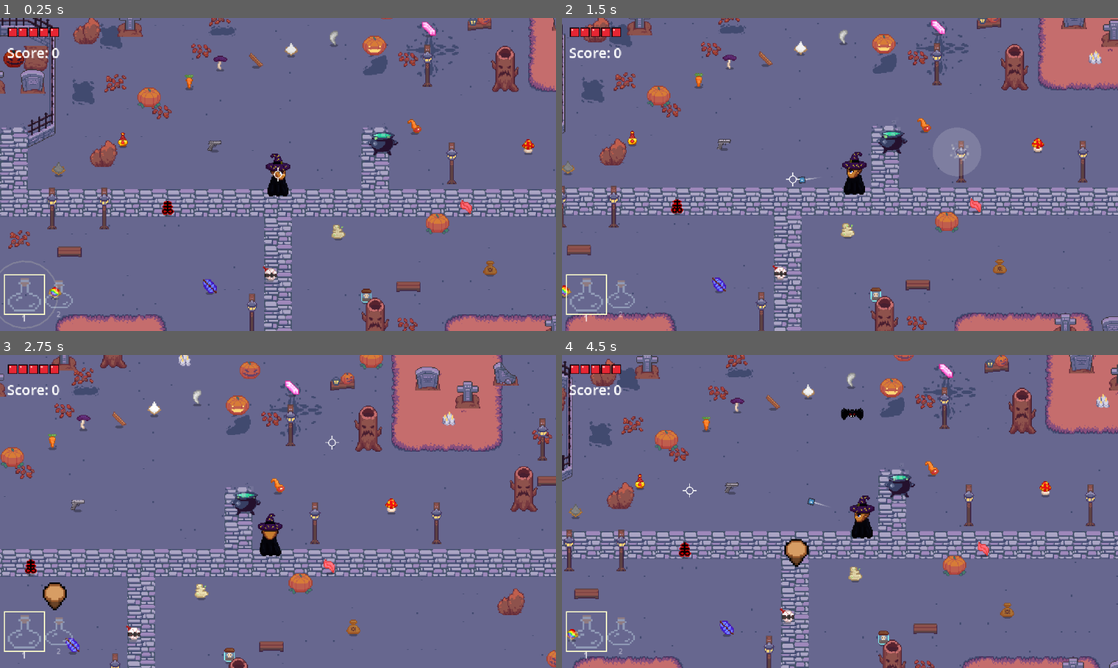
Above: before the commit, frames 1-4 (two rows, left to right).
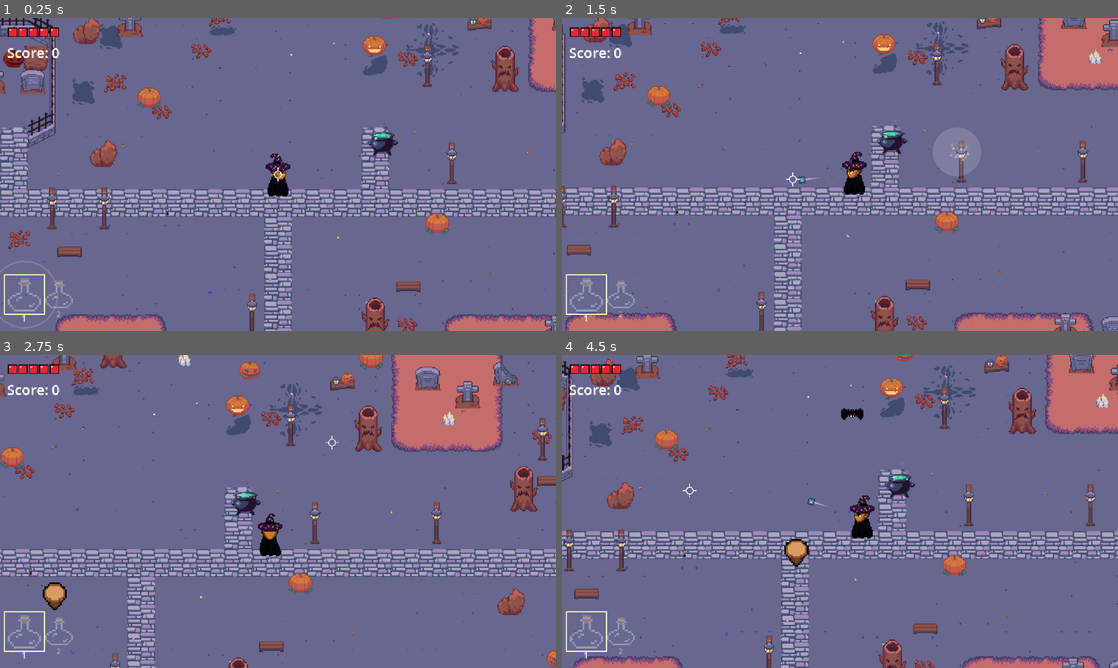
Above: after the commit, the same moments.

Repository: JvCodes76/Gamejam-
Game: Godot game, scene res://levels/main_level.tscn
Same seed, same stepped clock (60 frames per second), same inputs: the game is played once before the commit and once after it. This scene is started directly instead of the project's main scene. The engine's default icon, where the game draws it, is replaced by a stand-in: a white triangle on a blue panel in a dark square.
Inputs (mouse positions are in pixels of both pictures, inside the frame that each line leads up to):
- Up to frame 1 (0.25 s): no input
- Up to frame 2 (1.5 s): tap Enter (brew) at 0.5 s; move the mouse to (962, 158) at 0.52 s; hold D (move_right) 0.53-1.25 s; hold F (bottle) 0.53-1.25 s; click (962, 158) at 0.67 s; drag from (728, 190) to (923, 158) at 1.27 s
- Up to frame 3 (2.75 s): move the mouse to (333, 442) at 2.02 s; hold D (move_right) from 2.03 s (still down); hold E (interact) from 2.03 s (still down)
- Up to frame 4 (4.5 s): release D (move_right) at 2.75 s; release E (interact) at 2.75 s; drag from (812, 574) to (617, 596) at 2.77 s; move the mouse to (1006, 558) at 3.52 s; hold A (move_left) 3.53-4.25 s; tap B at 3.6 s; drag from (673, 464) to (717, 542) at 4.27 s

The runs differ from the first frame. In frame 1, 1.3% of the frame differs, in the area x 8-97%, y 1-92%; in frame 2, 1.3%; in frame 3, 1.2%; in frame 4, 1.3%, in the area x 0-88%, y 2-94%.

Commit message:
diminui itens na cena de debug

Diff:
--- a/gamejam+/inventory/ground_item_spawner.gd
+++ b/gamejam+/inventory/ground_item_spawner.gd
@@ -9,6 +9,8 @@
 @export var seed_on_first_load: bool = true
 @export var min_radius: float = 80.0
 @export var max_radius: float = 160.0
+## Scale of the ground items' visuals (1 = normal); the position is not affected
+@export var item_scale: float = 1.0
 
 var _nodes: Dictionary = {}  # entry (Dictionary) -> GroundItem
 
@@ -52,4 +54,5 @@
 		var node: GroundItem = GROUND_ITEM_SCENE.instantiate()
 		add_child(node)
 		node.setup(entry)
+		node.scale = Vector2.ONE * item_scale
 		_nodes[entry] = node
--- a/gamejam+/levels/main_level.tscn
+++ b/gamejam+/levels/main_level.tscn
@@ -891,5 +891,7 @@
 starting_items = Array[ExtResource("6_idata")]([ExtResource("i_carrot"), ExtResource("i_mushroom"), ExtResource("i_cinn …(646 unchanged characters)…
 ; [DEBUG] Test: all items scattered on the ground and a larger radius
 max_radius = 300.0
+; [DEBUG] Test: items 5x smaller
+item_scale = 0.2
 
 [node name="HUD" parent="." unique_id=998489572 instance=ExtResource("4_hud")]
